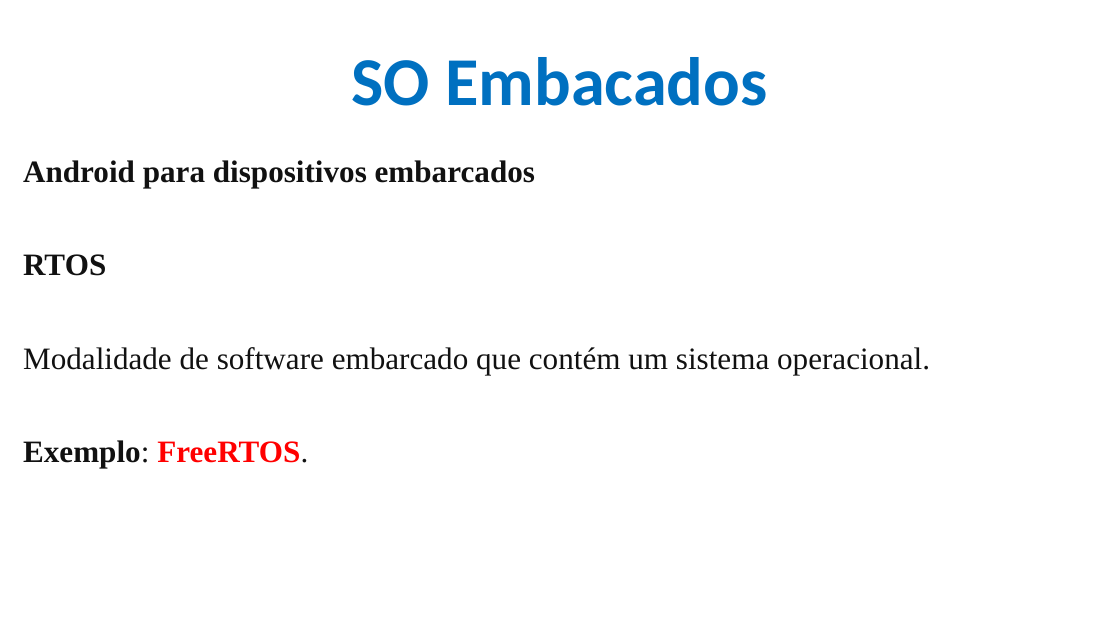
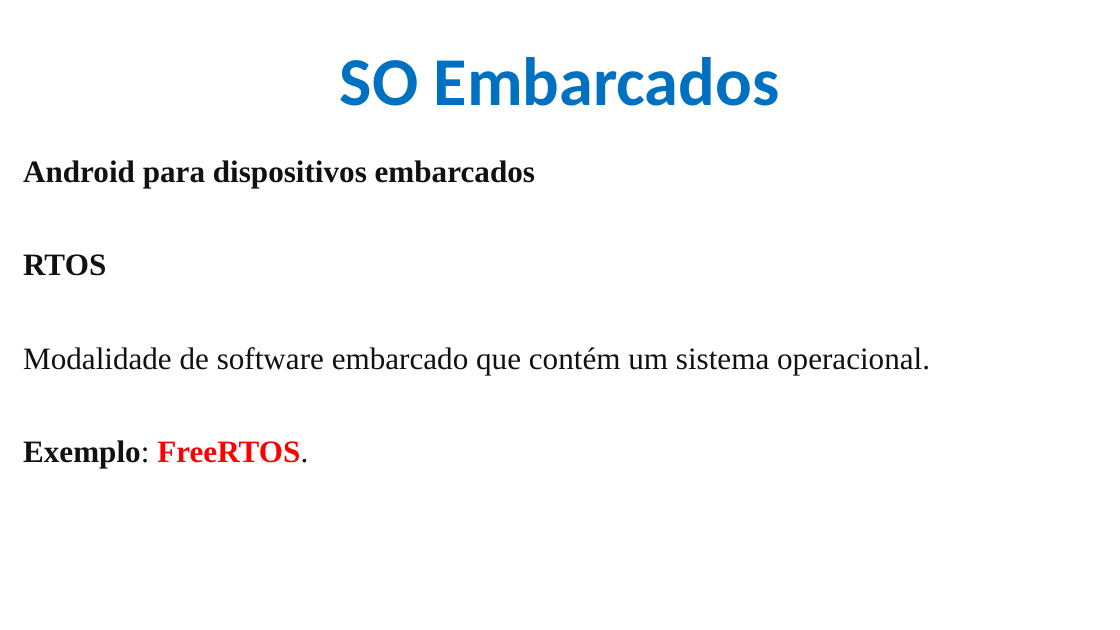
Before and after one commit to CloudEducationBrazil/WydenArea1ProgramacaoMicrocontroladores, a slide deck: slide 11 of 01 Classes/Aula 09 - Programação Microcontroladores - Projetos com Microcontroladores Limitações.pptx. Drawn at 1120x630 pixels with LibreOffice and Linux fonts; fonts in the diff are those of the drawing; background and template pictures are left out. Boxes give left, top, right and bottom in pixels: in the first picture for what was removed or moved away, otherwise in the second. Text is boxed around its words. In the diff, an @@ line names an element or a change of style, - is before the commit and + after.

```diff
--- a/01 Classes/Aula 09 - Programação Microcontroladores - Projetos com Microcontroladores Limitações.pptx
+++ b/01 Classes/Aula 09 - Programação Microcontroladores - Projetos com Microcontroladores Limitações.pptx
@@ title at <box>340,57,779,106</box>: text changed @@
-SO Embacados
+SO Embarcados
```
Also in this commit, not shown: 6 other slides changed, 1 other file.
